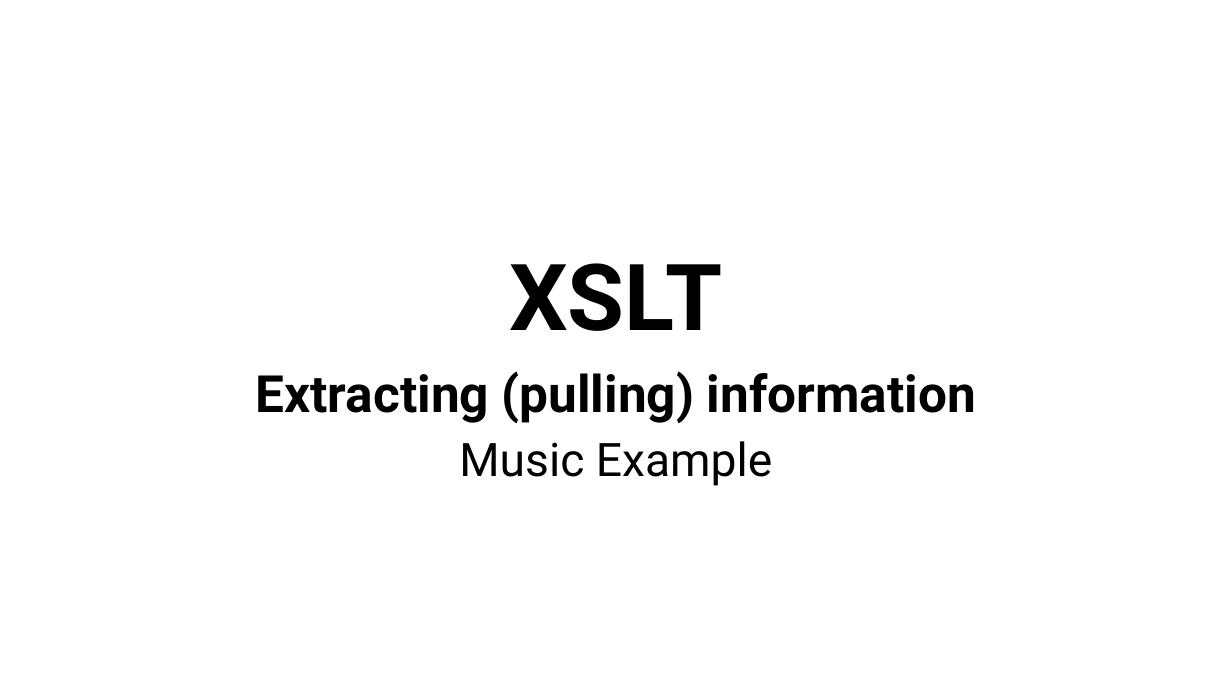
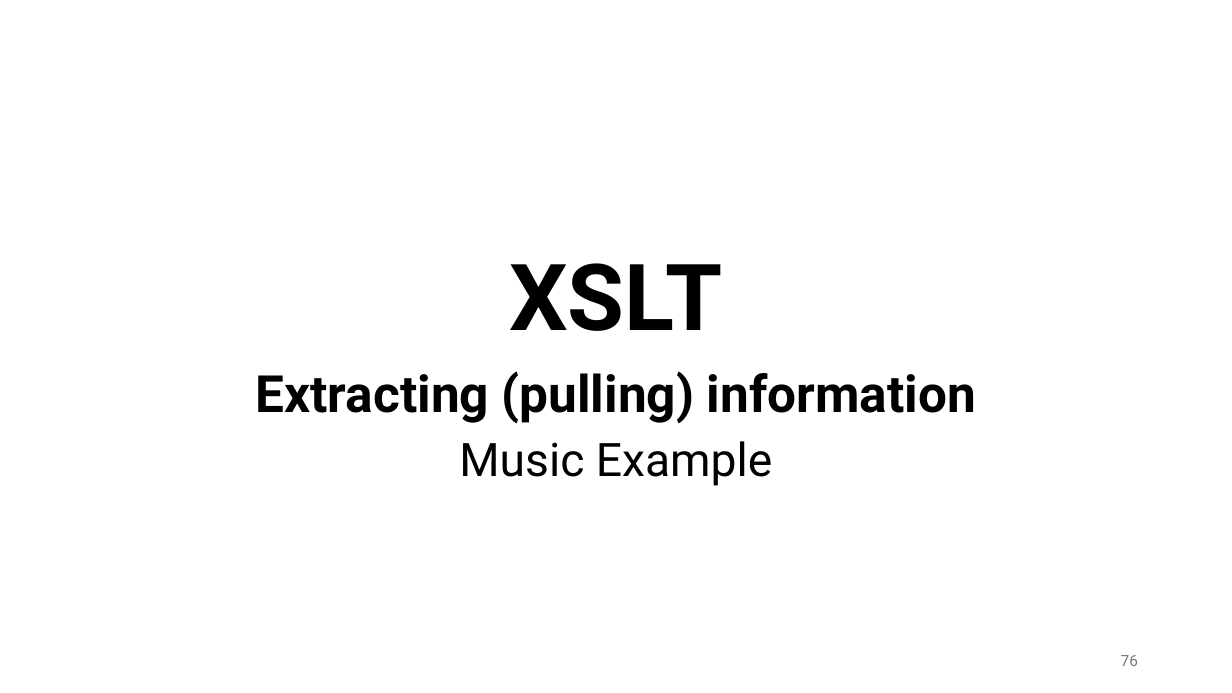
Before and after one commit to martha-thomae/XSLT-examples-for-MEI, a slide deck: slide 76 of Workshop.pptx. Drawn at 1232x693 pixels with LibreOffice and Linux fonts; fonts in the diff are those of the drawing. Boxes give left, top, right and bottom in pixels: in the first picture for what was removed or moved away, otherwise in the second. Text is boxed around its words. In the diff, an @@ line names an element or a change of style, - is before the commit and + after.

```diff
--- a/Workshop.pptx
+++ b/Workshop.pptx
@@ page number added at (1121,655,1138,666), 12 pt, text #797979 @@
+76
```
Also in this commit, not shown: 96 other slides changed, 1 other file.
